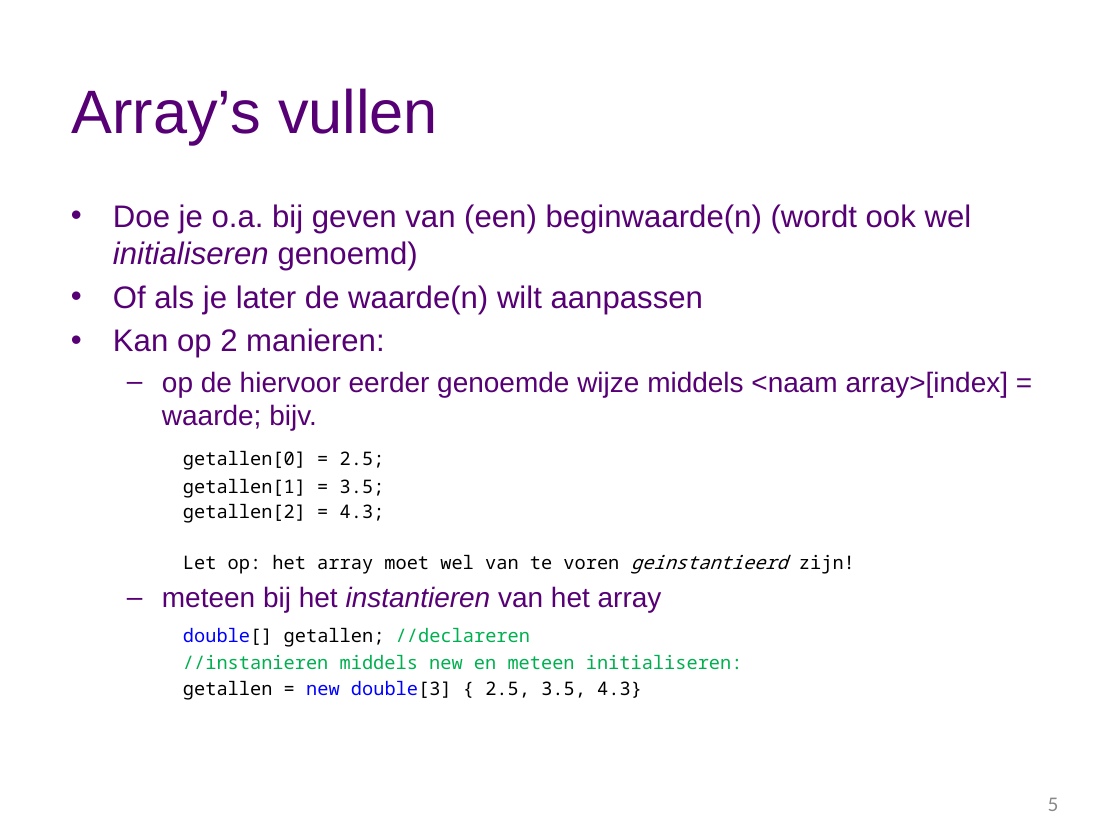
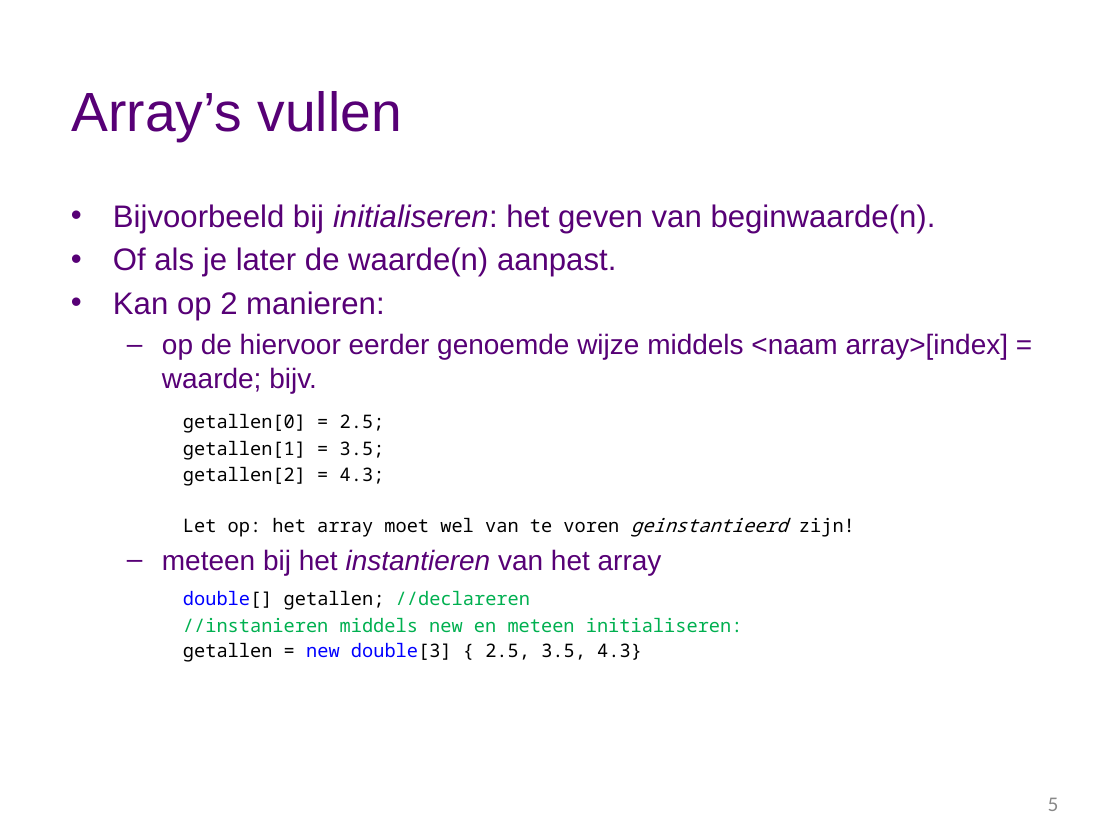
Before and after one commit to stasemsoft/softwarematerial, a slide deck: slide 5 of docs/basic/collecties/theorie_FUN12_Arrays.pptx. Drawn at 1120x840 pixels with LibreOffice and Linux fonts; fonts in the diff are those of the drawing; background and template pictures are left out. Boxes give left, top, right and bottom in pixels: in the first picture for what was removed or moved away, otherwise in the second. Text is boxed around its words. In the diff, an @@ line names an element or a change of style, - is before the commit and + after.

Commit message:
pptx's ge-ont-FUN12t/OIS12t.

```diff
--- a/docs/basic/collecties/theorie_FUN12_Arrays.pptx
+++ b/docs/basic/collecties/theorie_FUN12_Arrays.pptx
@@ title "Array’s vullen" at bbox=[72, 91, 402, 141]: size 39.4 to 35.5 pt @@
@@ text at bbox=[113, 204, 936, 277]: text changed @@
-• Doe je o.a. bij geven van (een) beginwaarde(n) (wordt ook wel initialiseren genoemd)
-• Of als je later de waarde(n) wilt aanpassen
+• Bijvoorbeeld bij initialiseren: het geven van beginwaarde(n).
+• Of als je later de waarde(n) aanpast.
```
Also in this commit, not shown: 5 other slides changed, 4 other files.
